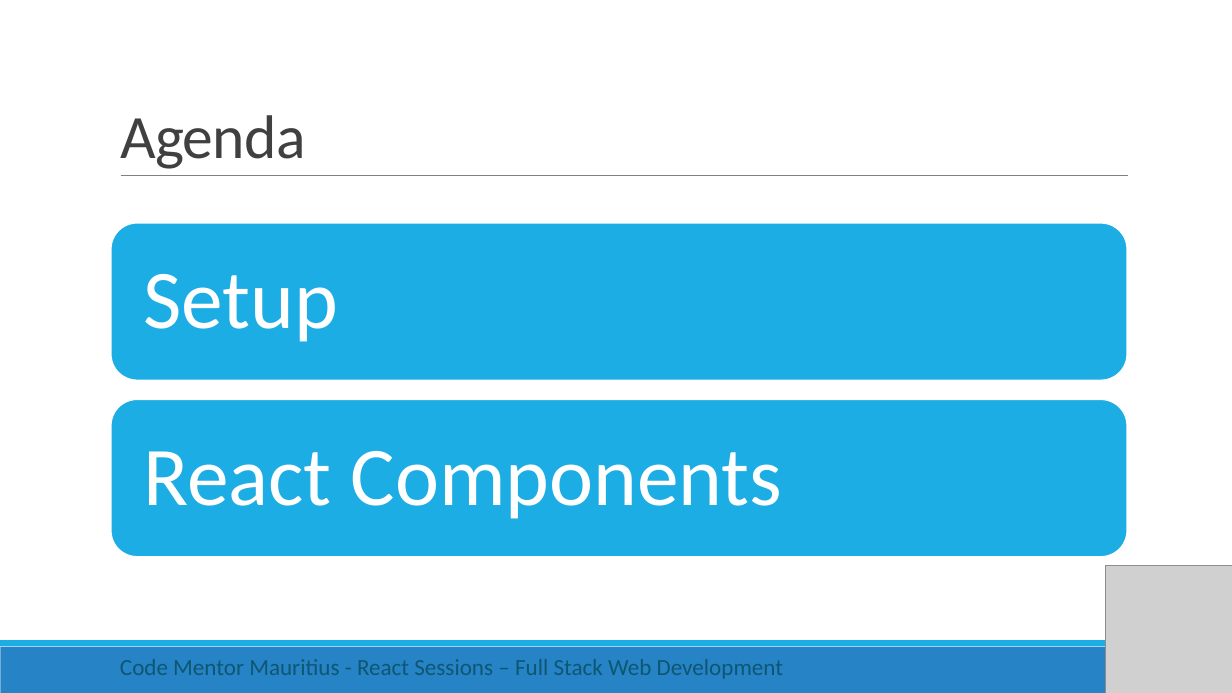
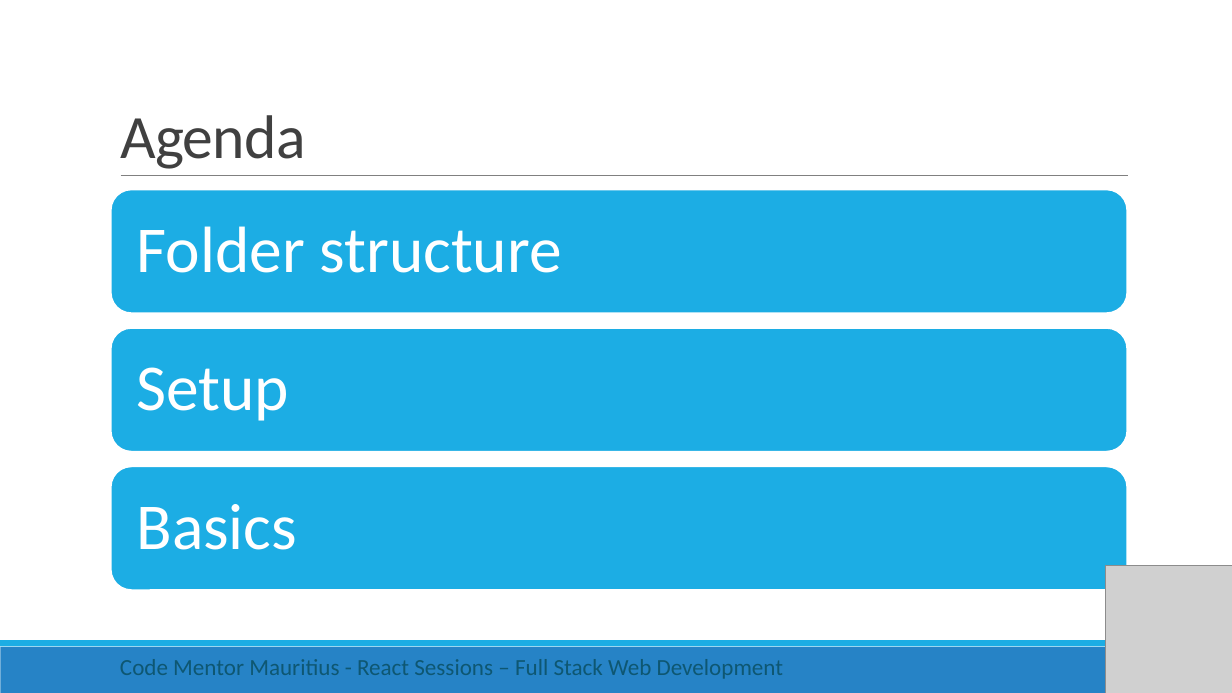
Before and after one commit to rishigujadhur1/Slides, a slide deck: slide 2 of React/React Session 1.pptx. Drawn at 1232x693 pixels with LibreOffice and Linux fonts; fonts in the diff are those of the drawing; grey boxes stand for pictures. Boxes give left, top, right and bottom in pixels: in the first picture for what was removed or moved away, otherwise in the second. Text is boxed around its words. In the diff, an @@ line names an element or a change of style, - is before the commit and + after.

```diff
--- a/React/React Session 1.pptx
+++ b/React/React Session 1.pptx
@@ rounded rectangle: place and size @@
-rounded rectangle at <box>111,223,1128,380</box>
+rounded rectangle at <box>111,189,1128,313</box>
@@ text added at <box>136,226,562,273</box>, 51 pt, text #FFFFFF @@
+Folder structure
@@ rounded rectangle added at <box>111,328,1128,452</box>, fill #1CADE4, outline #FFFFFF 1.25 pt @@
@@ text "Setup": place and size @@
-text "Setup" at <box>144,274,339,342</box>
+text "Setup" at <box>136,367,289,421</box>
@@ text "Setup" at <box>136,367,289,421</box>: size 65 to 51 pt; less space between paragraphs @@
@@ rounded rectangle: place and size @@
-rounded rectangle at <box>111,399,1128,556</box>
+rounded rectangle at <box>111,467,1128,591</box>
@@ text removed at <box>144,451,782,519</box> @@
-React Components
@@ text added at <box>136,504,297,550</box>, 51 pt, text #FFFFFF @@
+Basics
```
Also in this commit, not shown: 2 other slides changed, 5 slides added.
